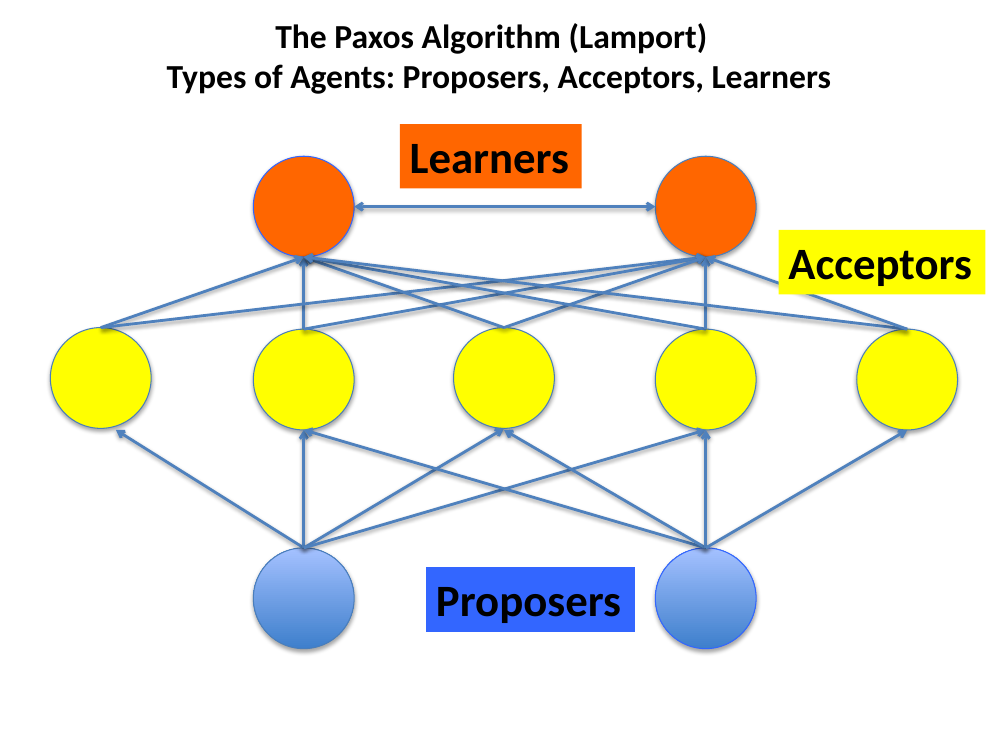
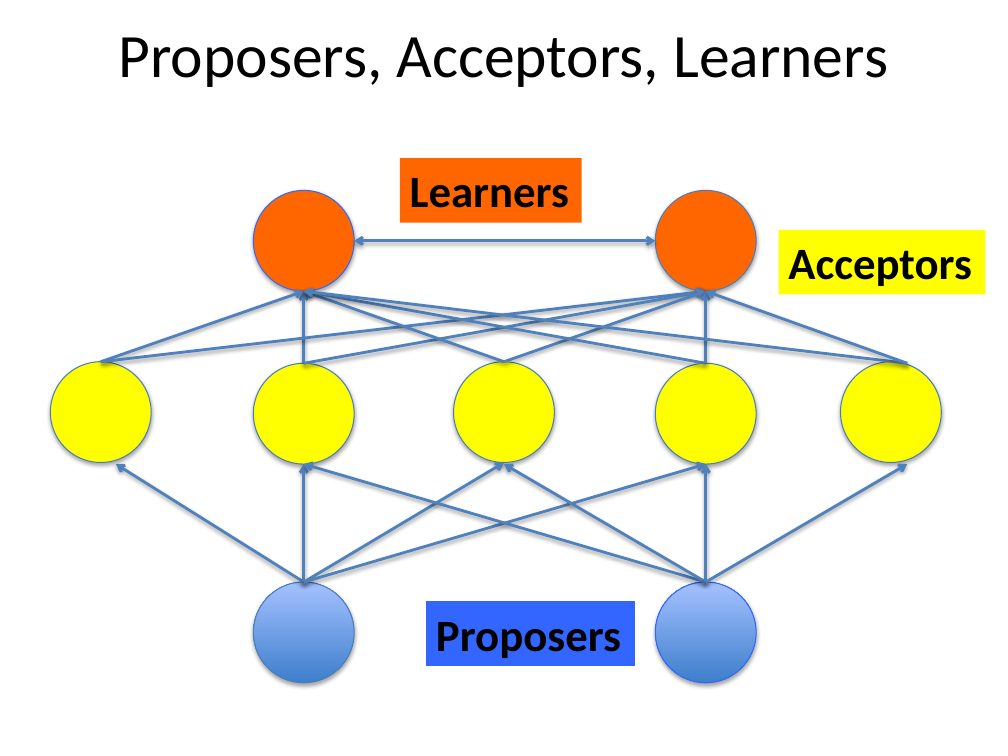
Before and after one commit to kmchandy/kmchandy.github.io, a slide deck: slide 2 of Paxos/PaxosFigures.pptx (slide 3 before the commit). Drawn at 1008x756 pixels with LibreOffice and Linux fonts; fonts in the diff are those of the drawing. Boxes give left, top, right and bottom in pixels: in the first picture for what was removed or moved away, otherwise in the second. Text is boxed around its words. In the diff, an @@ line names an element or a change of style, - is before the commit and + after.

Commit message:
Changed Paxos.

```diff
--- a/Paxos/PaxosFigures.pptx
+++ b/Paxos/PaxosFigures.pptx
@@ title at bbox=[119, 37, 888, 87]: text changed; size 24 to 44 pt; bold off @@
-The Paxos Algorithm (Lamport)
-Types of Agents: Proposers, Acceptors, Learners
+Proposers, Acceptors, Learners
@@ 18 arrows, 8 ellipses, 2 rectangles, 1 double arrow: place and size @@
-18 arrows, 8 ellipses, 2 rectangles, 1 double arrow at bbox=[50, 124, 907, 649]
+18 arrows, 8 ellipses, 2 rectangles, 1 double arrow at bbox=[50, 158, 907, 682]
@@ ellipse: place and size @@
-ellipse at bbox=[857, 330, 958, 430]
+ellipse at bbox=[841, 362, 941, 463]
```
Also in this commit, not shown: 4 other slides changed, 1 slide added, 9 slides removed, 22 other files.
